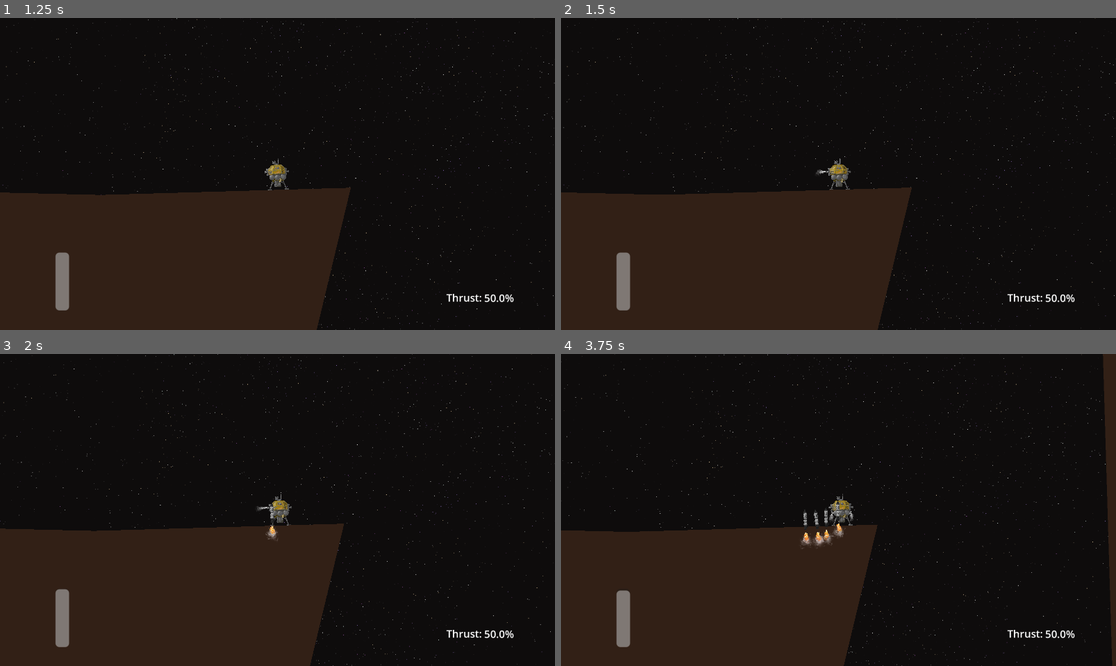
Above: before the commit, frames 1-4 (two rows, left to right).
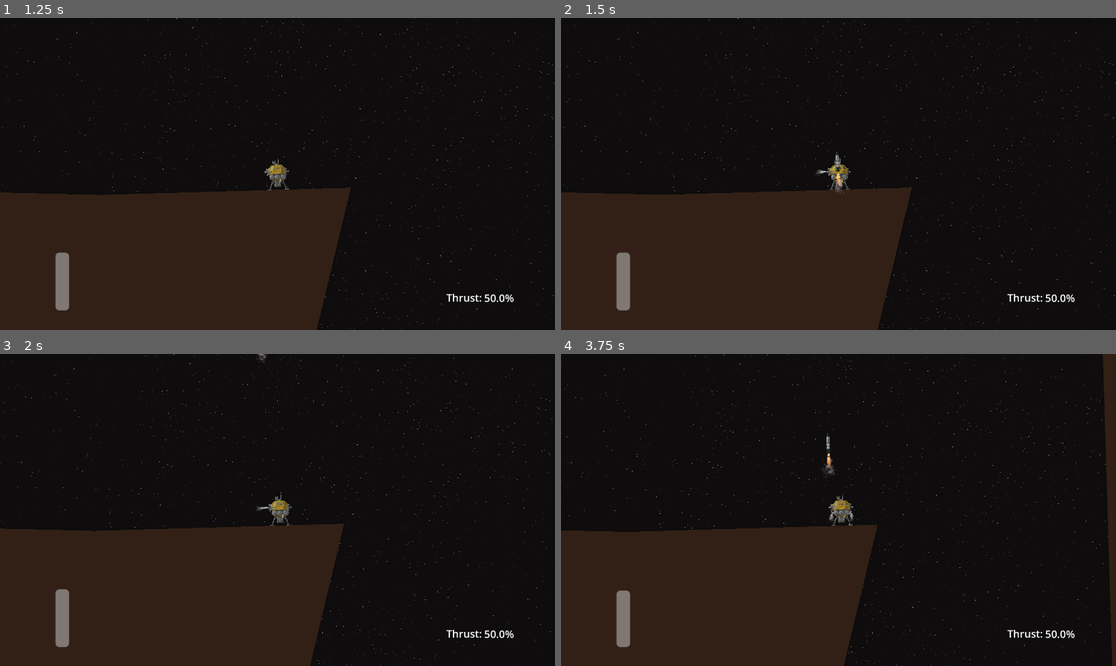
Above: after the commit, the same moments.

Repository: konradius-gitus/konrads-godot-projects
Game: Godot game, scene res://scenes/main_menu.tscn
The game is run twice, just before and just after one commit, with the same random seed, the same clock (stepped at 60 frames per second) and the same inputs.
Inputs (mouse positions are in pixels of both pictures, inside the frame that each line leads up to):
- Up to frame 1 (1.25 s): click "Play" at 0.5 s
- Up to frame 2 (1.5 s): move the mouse to (960, 158) at 1.27 s; press the mouse at (960, 158) at 1.28 s; hold D (move_right) from 1.28 s (still down)
- Up to frame 3 (2 s): keep holding D (move_right); tap Shift (rocket, bound only before the commit) at 1.55 s
- Up to frame 4 (3.75 s): move the mouse to (727, 525) at 2.02 s; release D (move_right) at 2.03 s; release the mouse at (727, 525) at 2.03 s; hold S (move_down) 2.03-2.78 s; tap Shift (rocket, bound only before the commit) at 2.1, 3.05, 3.6 s; click (727, 525) at 2.3 s; move the mouse to (894, 441) at 2.77 s; press the mouse at (894, 441) at 2.78 s; hold D (move_right) 2.78-3.53 s; move the mouse to (810, 572) at 3.52 s; release the mouse at (810, 572) at 3.53 s; hold W (move_up) from 3.53 s (still down)

Frame 1 is identical in both runs. In frame 2, less than 0.1% of the frame differs, in the area x 49-51%, y 42-56%; in frame 3, 0.1%; in frame 4, 0.4%, in the area x 43-51%, y 25-63%.
Error before the commit: Parse Error: Function "check_collision()" not found in base self. (res://scripts/rocket.gd:47)

Commit message:
rocket fix

Diff:
--- a/game_idk/project.godot
+++ b/game_idk/project.godot
@@ -83,7 +83,7 @@
 }
 rocket={
 "deadzone": 0.2,
-"events": [Object(InputEventKey,"resource_local_to_scene":false,"resource_name":"","device":-1,"window_id":0,"alt_pressed":false,"shift_pressed":false,"ctrl_pressed":false,"meta_pressed":false,"pressed":false,"keycode":0,"physical_keycode":4194325,"key_label":0,"unicode":0,"location":0,"echo":false,"script":null)
+"events": [Object(InputEventMouseButton,"resource_local_to_scene":false,"resource_name":"","device":-1,"window_id":0,"alt_pressed":false,"shift_pressed":false,"ctrl_pressed":false,"meta_pressed":false,"button_mask":0,"position":Vector2(0, 0),"global_position":Vector2(0, 0),"factor":1.0,"button_index":1,"canceled":false,"pressed":false,"double_click":false,"script":null)
 ]
 }
 
--- a/game_idk/scenes/rocket.tscn
+++ b/game_idk/scenes/rocket.tscn
@@ -70,9 +70,11 @@
 [node name="rocket" type="RigidBody2D" unique_id=240395432]
 collision_layer = 2
 collision_mask = 14
-mass = 0.624
+mass = 0.346
 physics_material_override = SubResource("PhysicsMaterial_agf72")
 gravity_scale = 0.1
+contact_monitor = true
+max_contacts_reported = 10
 script = ExtResource("1_dkv7l")
 speed_limit = 7000.0
 speed = 1000.0
@@ -116,5 +118,10 @@
 trail_section_subdivisions = 1
 process_material = SubResource("ParticleProcessMaterial_hhimn")
 
+[node name="life_timer" type="Timer" parent="." unique_id=824331393]
+wait_time = 15.0
+
+[connection signal="body_entered" from="." to="." method="_on_body_entered"]
 [connection signal="body_entered" from="player_check" to="." method="_on_player_check_body_entered"]
 [connection signal="body_exited" from="player_check" to="." method="_on_player_check_body_exited"]
+[connection signal="timeout" from="life_timer" to="." method="_on_life_timer_timeout"]
--- a/game_idk/scripts/player.gd
+++ b/game_idk/scripts/player.gd
@@ -93,8 +93,8 @@
 
 func check_rocket():
 	var instance
-	if Input.is_action_just_pressed("rocket") and can_launch:
-
+	if Input.is_action_pressed("rocket") and can_launch:
+		can_launch = false
 		$rocket_cooldown.start()
 		instance = rocket_scene.instantiate()
 		instance.global_position= global_position
--- a/game_idk/scripts/rocket.gd
+++ b/game_idk/scripts/rocket.gd
@@ -1,11 +1,12 @@
 extends RigidBody2D
 
 var state
-@export var speed_limit = 5000.00
+@export var speed_limit = 8000.00
 @export var speed= 500.00
 
 var pointer: Vector2
 
+var last_velocity := Vector2.ZERO
 
 enum AVOID{ground,player,projectiles}
 enum STATE{
@@ -17,9 +18,11 @@
 	AVOID
 }
 
+signal rocket_explosion(Vector2)
 
 func _ready() -> void:
 	state= STATE.EJECT
+	$life_timer.start()
 
 
 func _physics_process(delta: float) -> void:
@@ -45,6 +48,7 @@
 			follow()
 
 	check_collision()
+	last_velocity = linear_velocity
 
 func follow():
 	pass
@@ -65,6 +69,9 @@
 		avoid(AVOID.ground)
 
 
+func check_collision():
+	pass
+
 func avoid(what: int):
 	match what:
 		AVOID.player:
@@ -75,9 +82,18 @@
 			pass
 
 
-func _on_player_check_body_entered(body: Node2D) -> void:
-	pass # Replace with function body.
 
 
-func _on_player_check_body_exited(body: Node2D) -> void:
-	state = STATE.IDLE
+func _on_body_entered(body: Node) -> void:
+	if last_velocity.length()>= 50:
+		explode()
+
+
+func explode():
+	rocket_explosion.emit(global_position)
+	$life_timer.stop()
+	print("boom!")
+	queue_free()
+
+func _on_life_timer_timeout() -> void:
+	explode()
